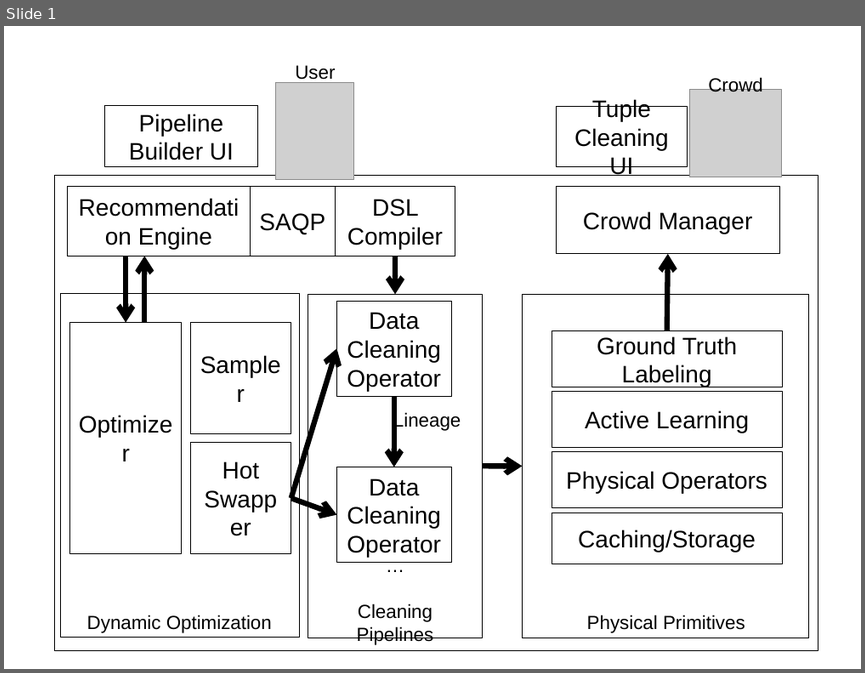
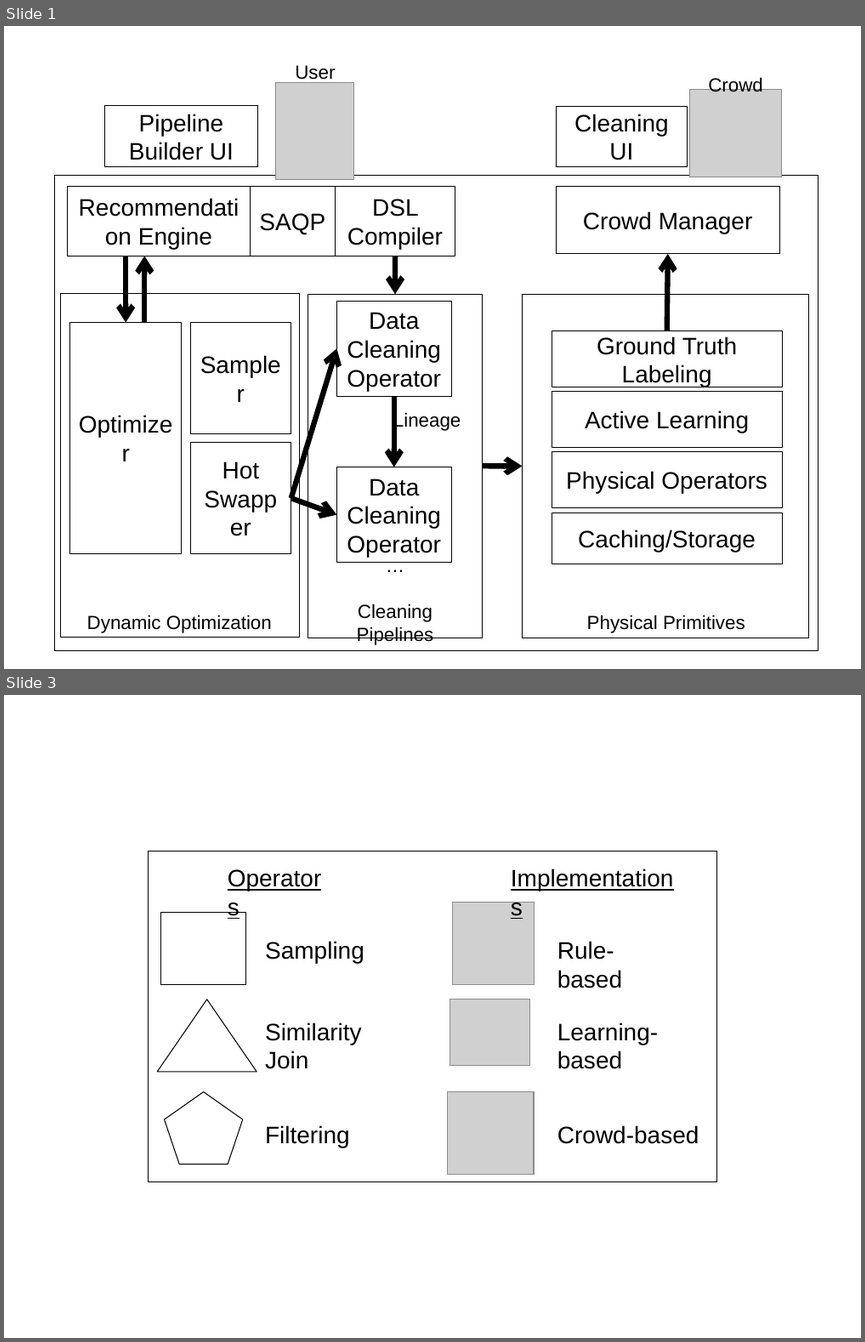
Before and after one commit to sjyk/vldb15-demo, a slide deck: figs/figs.pptx. Shown one above the other, each under a label of ours: slide 1 before the commit, slides 1 and 3 after it; the slides between them are not shown. The pictures are 865x673 and 865x1342 pixels, drawn with LibreOffice and Linux fonts; fonts in the diff are those of the drawing; grey boxes stand for pictures. Boxes give left, top, right and bottom in pixels: in the first picture for what was removed or moved away, otherwise in the second. Text is boxed around its words. In the diff, an @@ line names an element or a change of style, - is before the commit and + after.

```diff
--- a/figs/figs.pptx
+++ b/figs/figs.pptx
@@ slide 3 added at [4, 695, 861, 1338], background #FFFFFF @@
@@ group added at [148, 851, 717, 1182]: 8 texts, 3 pictures, 2 rectangles, 1 triangle, 1 pentagon @@
+Sampling
+Similarity Join
+Filtering
+Rule-based
+Learning-based
+Crowd-based
+Operators
+Implementations
@@ slide 1 changed as well @@
@@ text in rectangle at [574, 114, 669, 160]: text changed @@
-Tuple Cleaning UI
+Cleaning UI
```
Also in this commit, not shown: 1 other slide added, 2 other files.
